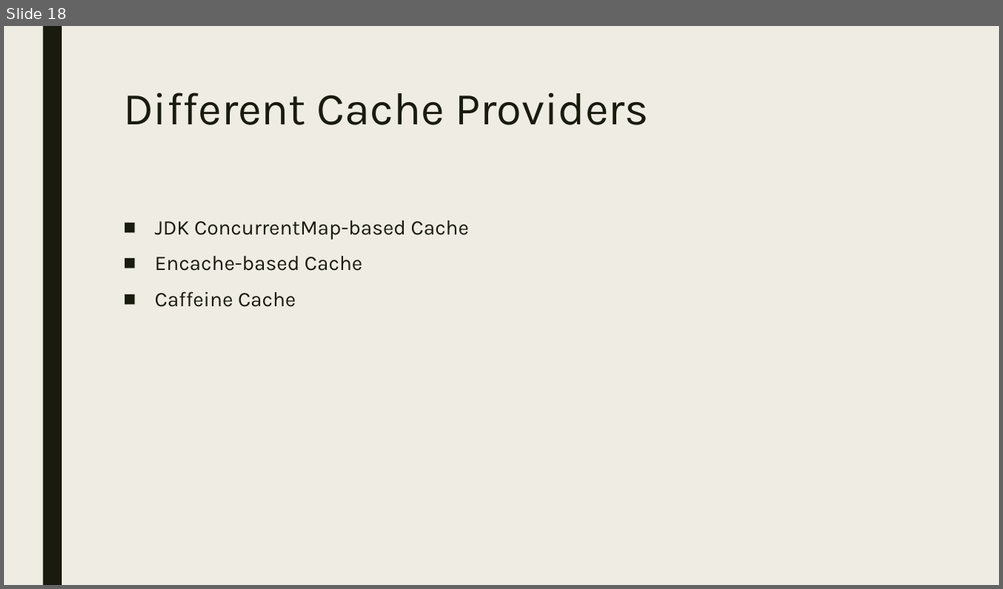
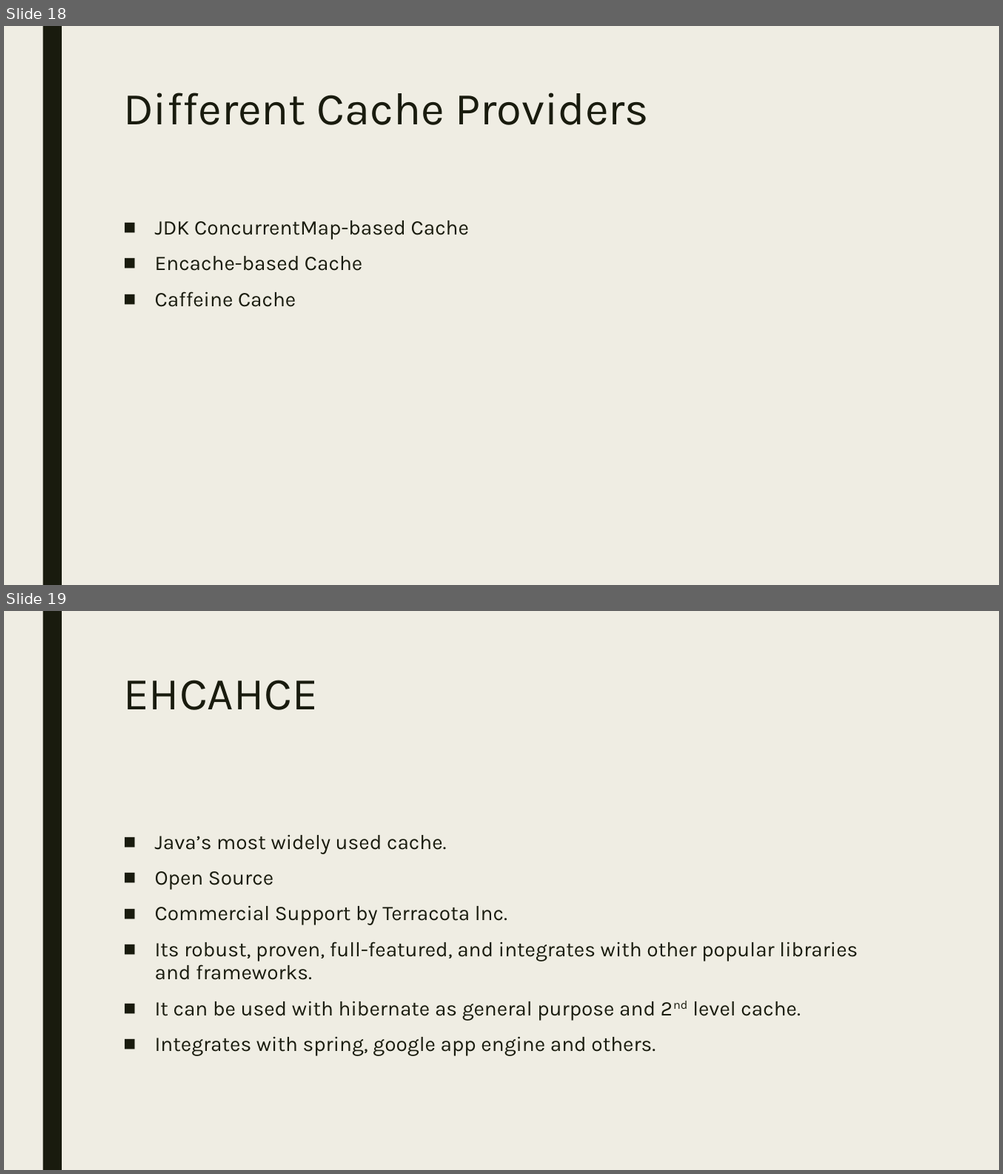
Before and after one commit to CodeMechanix/Redis-Cache-With-SpringBoot, a slide deck: documents/Introduction_to_redis.pptx. Shown one above the other, each under a label of ours: slide 18 before the commit, slides 18 and 19 after it. The pictures are 1003x589 and 1003x1174 pixels, drawn with LibreOffice and Linux fonts; fonts in the diff are those of the drawing. Boxes give left, top, right and bottom in pixels: in the first picture for what was removed or moved away, otherwise in the second. Text is boxed around its words. In the diff, an @@ line names an element or a change of style, - is before the commit and + after.

```diff
--- a/documents/Introduction_to_redis.pptx
+++ b/documents/Introduction_to_redis.pptx
@@ slide 19 added at [4,611,999,1170], background #EFEDE3; not listed: 1 template element that a slide beside it also shows @@
@@ title added at [123,680,317,710], 44 pt, text #191B0E @@
+EHCAHCE
@@ text added at [155,834,857,1056], 20 pt, text #191B0E @@
+■ Java’s most widely used cache.
+■ Open Source
+■ Commercial Support by Terracota lnc.
+■ Its robust, proven, full-featured, and integrates with other popular libraries and frameworks.
+■ It can be used with hibernate as general purpose and 2nd level cache.
+■ Integrates with spring, google app engine and others.
```
Also in this commit, not shown: 2 other slides added.
